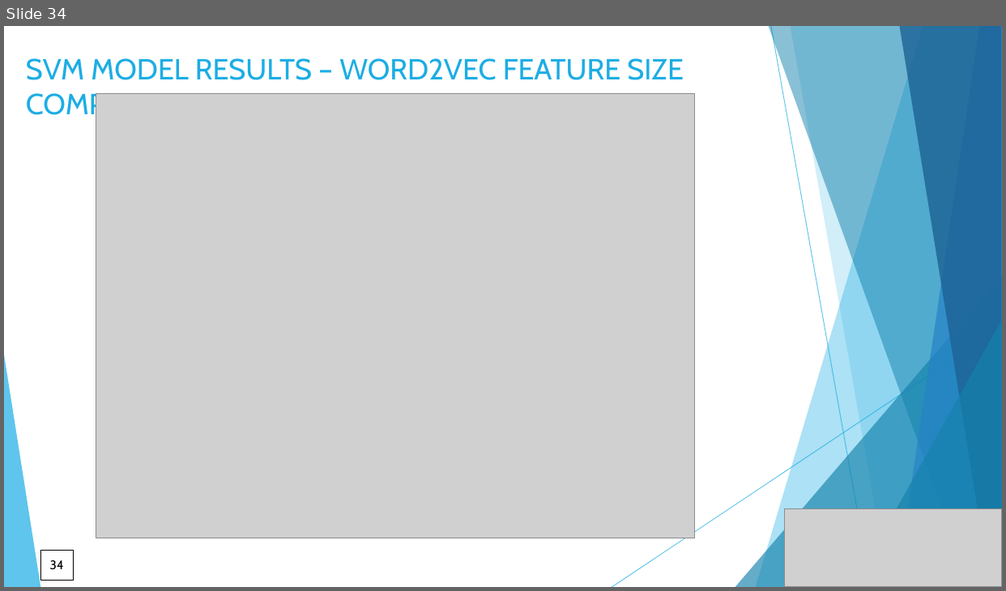
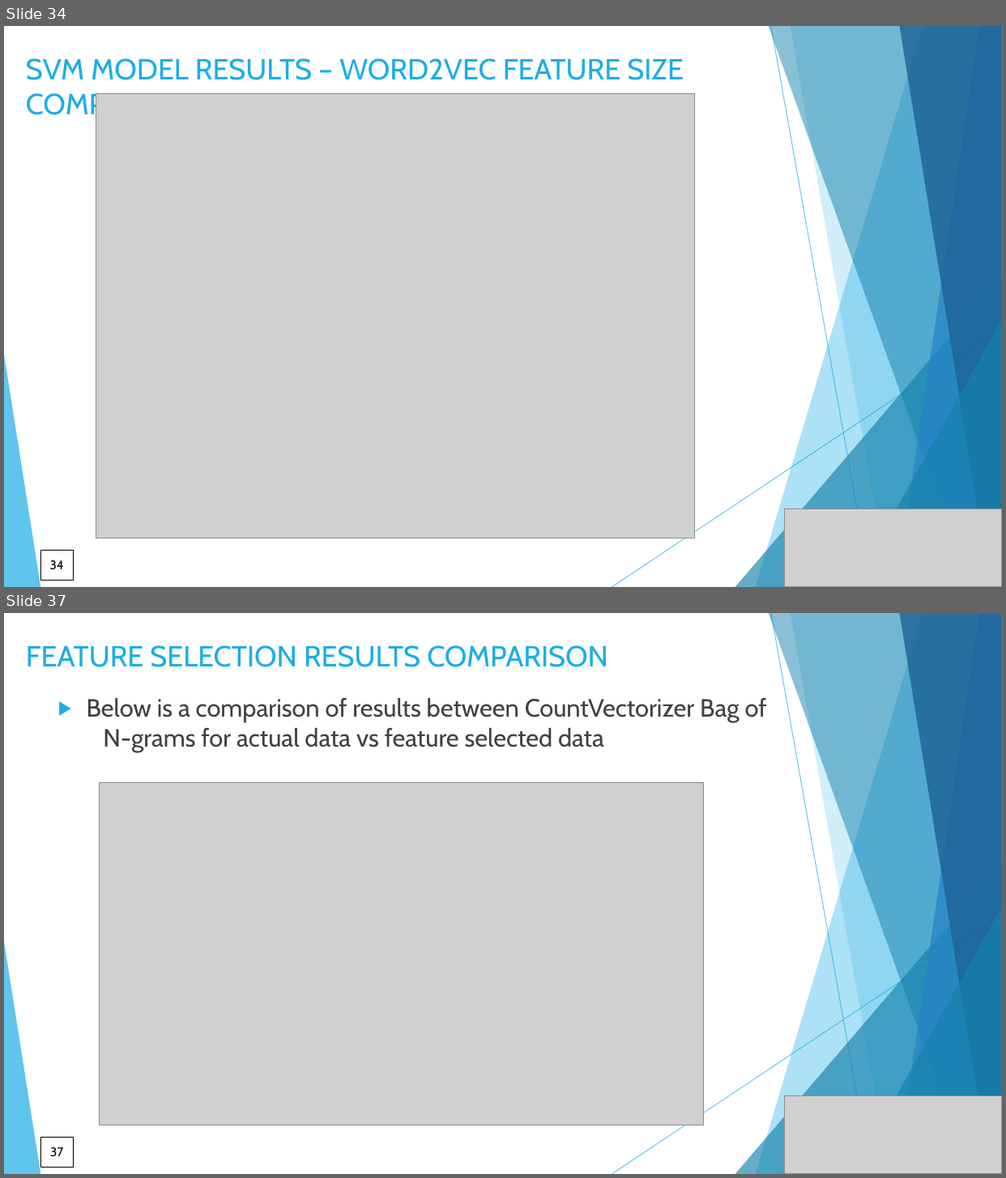
Before and after one commit to DataKnightsAI/Text-Classification-for-News-Summaries, a slide deck: CSML-1010-Group 20-project milestone 1.pptx. Shown one above the other, each under a label of ours: slide 34 before the commit, slides 34 and 37 after it; the slides between them are not shown. The pictures are 1006x591 and 1006x1178 pixels, drawn with LibreOffice and Linux fonts; fonts in the diff are those of the drawing; grey boxes stand for pictures. Boxes give left, top, right and bottom in pixels: in the first picture for what was removed or moved away, otherwise in the second. Text is boxed around its words. In the diff, an @@ line names an element or a change of style, - is before the commit and + after.

```diff
--- a/CSML-1010-Group 20-project milestone 1.pptx
+++ b/CSML-1010-Group 20-project milestone 1.pptx
@@ slide 37 added at (4, 613, 1002, 1174), background #FFFFFF; not listed: 10 template elements that a slide beside it also shows @@
@@ title added at (26, 645, 608, 667), 28 pt, text #1CADE4 @@
+FEATURE SELECTION RESULTS COMPARISON
@@ text added at (87, 698, 767, 752), 24 pt, text #404040 @@
+▶ Below is a comparison of results between CountVectorizer Bag of N-grams for actual data vs feature selected data
@@ picture added at (99, 783, 703, 1126) @@
@@ picture added at (785, 1096, 1002, 1174) @@
@@ page number added at (40, 1138, 73, 1168), outline #000000 0.75 pt, 12 pt, text #000000 @@
+37
```
Also in this commit, not shown: 3 slides changed, 4 other slides added, 2 other files.
